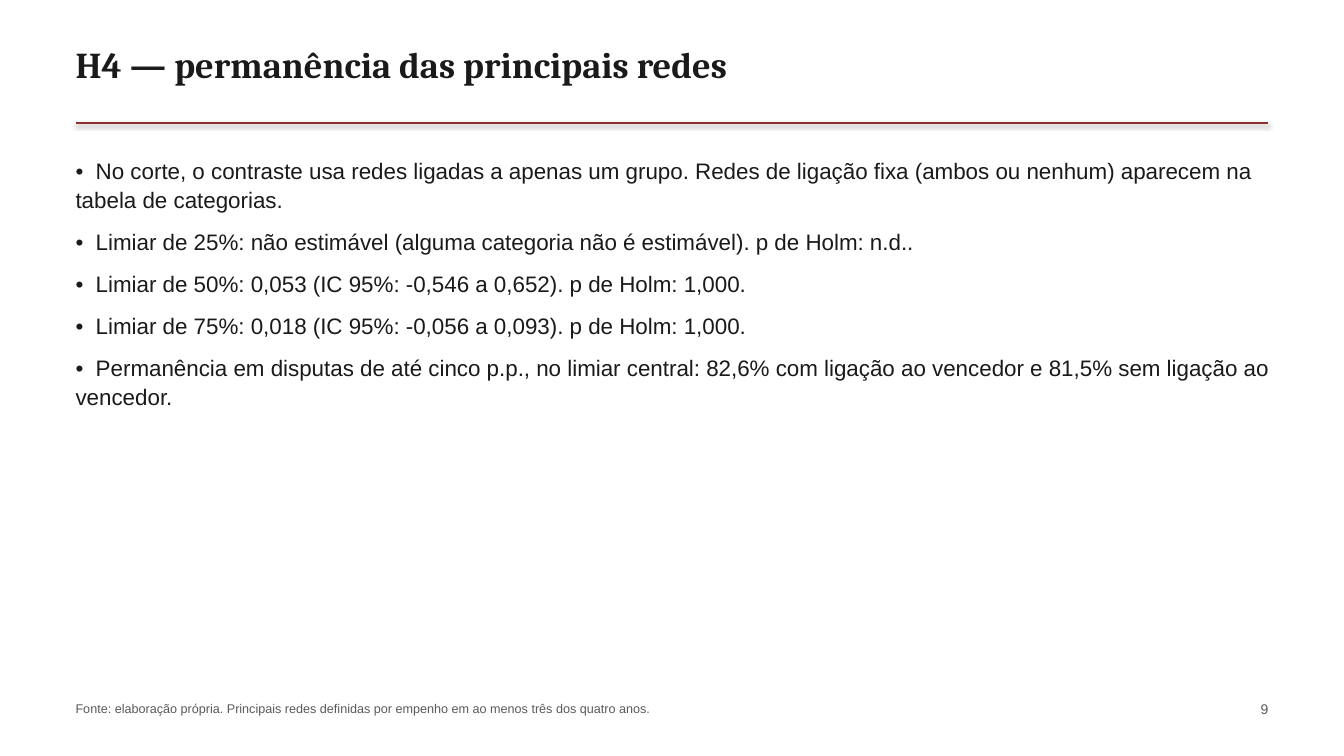
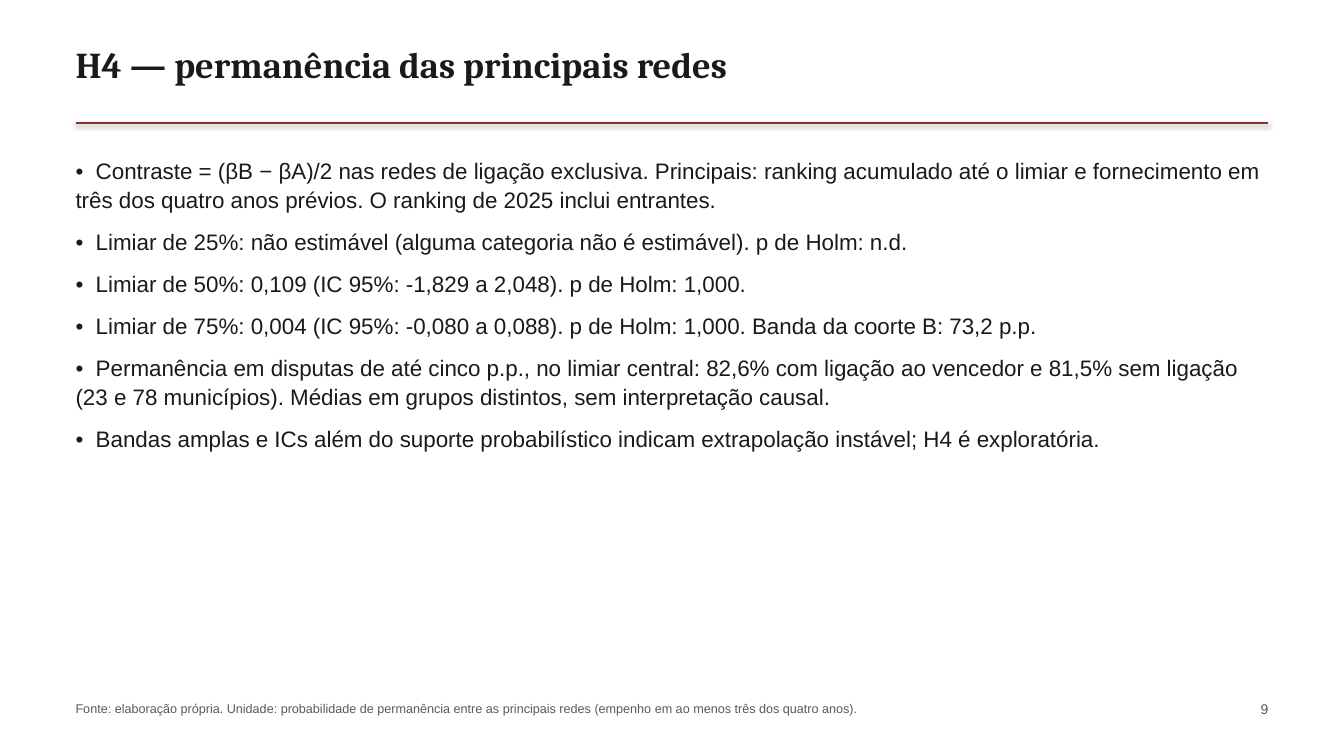
Before and after one commit to rafaelt0/redes-economicas-e-sociais-2, a slide deck: slide 9 of output/deck.pptx. Drawn at 1344x756 pixels with LibreOffice and Linux fonts; fonts in the diff are those of the drawing. Boxes give left, top, right and bottom in pixels: in the first picture for what was removed or moved away, otherwise in the second. Text is boxed around its words. In the diff, an @@ line names an element or a change of style, - is before the commit and + after.

```diff
--- a/output/deck.pptx
+++ b/output/deck.pptx
@@ text at <box>76,162,1259,452</box>: text changed @@
-• No corte, o contraste usa redes ligadas a apenas um grupo. Redes de ligação fixa (ambos ou nenhum) aparecem na tabela de categorias.
-• Limiar de 25%: não estimável (alguma categoria não é estimável). p de Holm: n.d..
-• Limiar de 50%: 0,053 (IC 95%: -0,546 a 0,652). p de Holm: 1,000.
-• Limiar de 75%: 0,018 (IC 95%: -0,056 a 0,093). p de Holm: 1,000.
-• Permanência em disputas de até cinco p.p., no limiar central: 82,6% com ligação ao vencedor e 81,5% sem ligação ao vencedor.
+• Contraste = (βB − βA)/2 nas redes de ligação exclusiva. Principais: ranking acumulado até o limiar e fornecimento em três dos quatro anos prévios. O ranking de 2025 inclui entrantes.
+• Limiar de 25%: não estimável (alguma categoria não é estimável). p de Holm: n.d.
+• Limiar de 50%: 0,109 (IC 95%: -1,829 a 2,048). p de Holm: 1,000.
+• Limiar de 75%: 0,004 (IC 95%: -0,080 a 0,088). p de Holm: 1,000. Banda da coorte B: 73,2 p.p.
+• Permanência em disputas de até cinco p.p., no limiar central: 82,6% com ligação ao vencedor e 81,5% sem ligação (23 e 78 municípios). Médias em grupos distintos, sem interpretação causal.
+• Bandas amplas e ICs além do suporte probabilístico indicam extrapolação instável; H4 é exploratória.
@@ text at <box>76,703,857,716</box>: text changed @@
-Fonte: elaboração própria. Principais redes definidas por empenho em ao menos três dos quatro anos.
+Fonte: elaboração própria. Unidade: probabilidade de permanência entre as principais redes (empenho em ao menos três dos quatro anos).
```
Also in this commit, not shown: 11 other slides changed, 16 other files.
